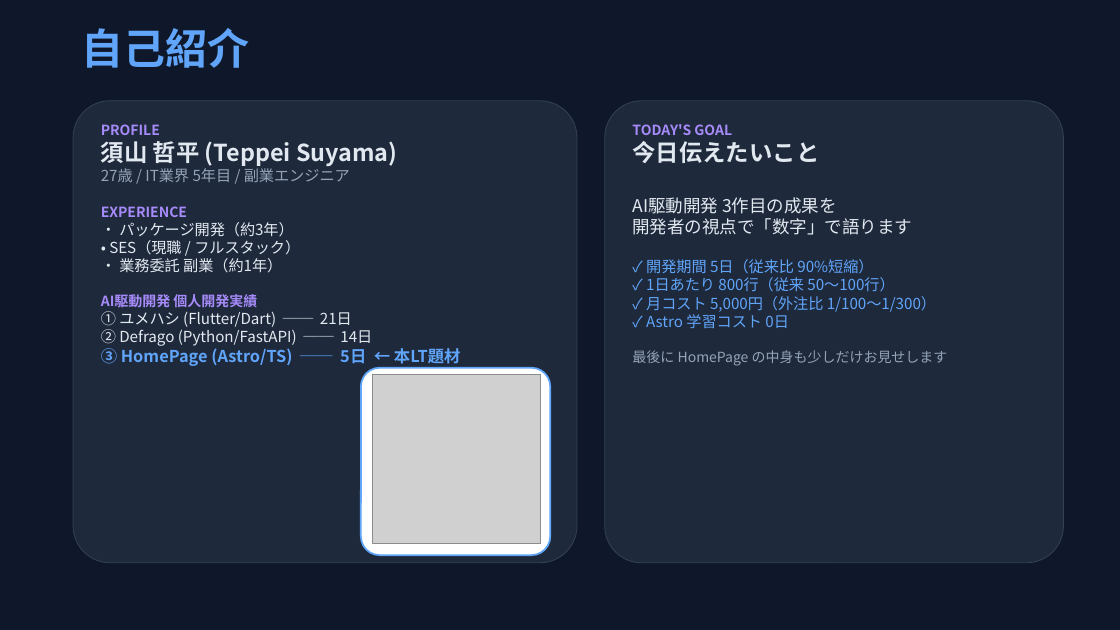
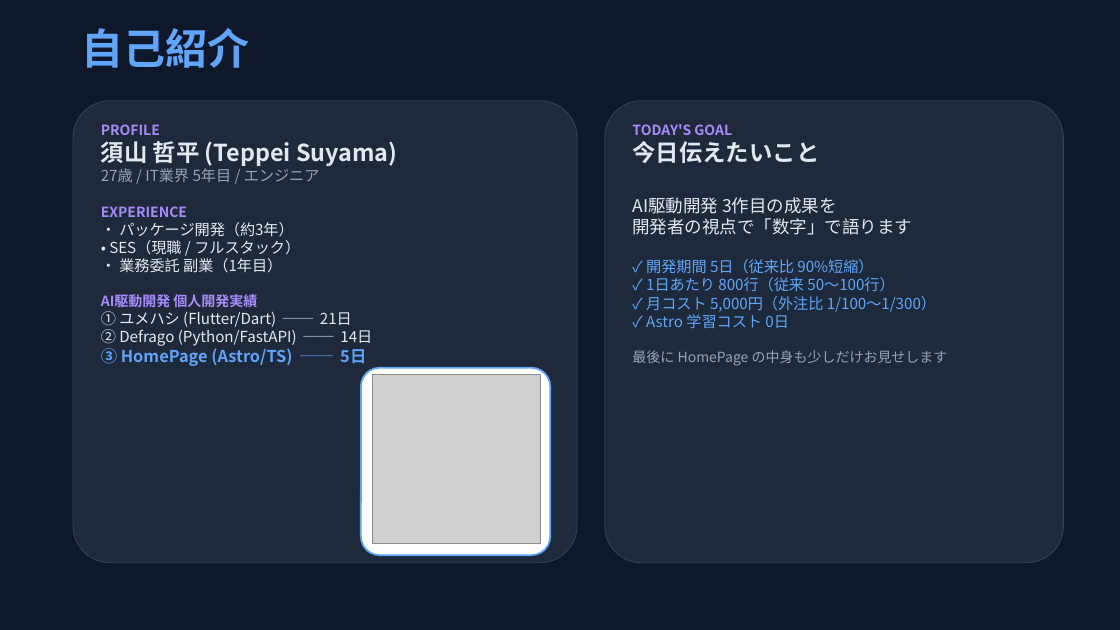
Before and after one commit to teppei19980914/HomePage, a slide deck: slide 2 of docs/PR/LT/HomePage_開発者用.pptx. Drawn at 1120x630 pixels with LibreOffice and Linux fonts; fonts in the diff are those of the drawing; grey boxes stand for pictures. Boxes give left, top, right and bottom in pixels: in the first picture for what was removed or moved away, otherwise in the second. Text is boxed around its words. In the diff, an @@ line names an element or a change of style, - is before the commit and + after.

Commit message:
Update presentation file with latest changes

```diff
--- a/docs/PR/LT/HomePage_開発者用.pptx
+++ b/docs/PR/LT/HomePage_開発者用.pptx
@@ text at (101, 168, 320, 182): text changed @@
-27歳 / IT業界 5年目 / 副業エンジニア
+27歳 / IT業界 5年目 / エンジニア
@@ text at (119, 258, 282, 273): text changed @@
-• 業務委託 副業（約1年）
+• 業務委託 副業（1年目）
@@ text at (101, 345, 366, 366): text changed @@
-③ HomePage (Astro/TS) ── 5日 ← 本LT題材
+③ HomePage (Astro/TS) ── 5日
```
Also in this commit, not shown: 2 other slides changed, 1 slide added.
